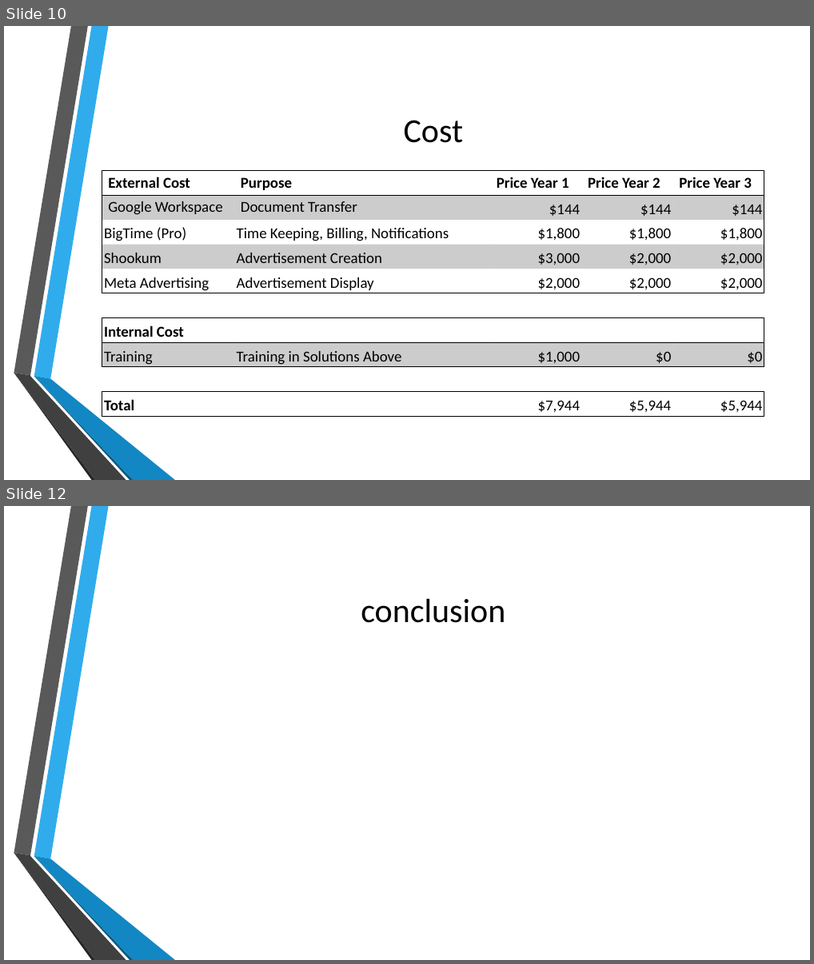
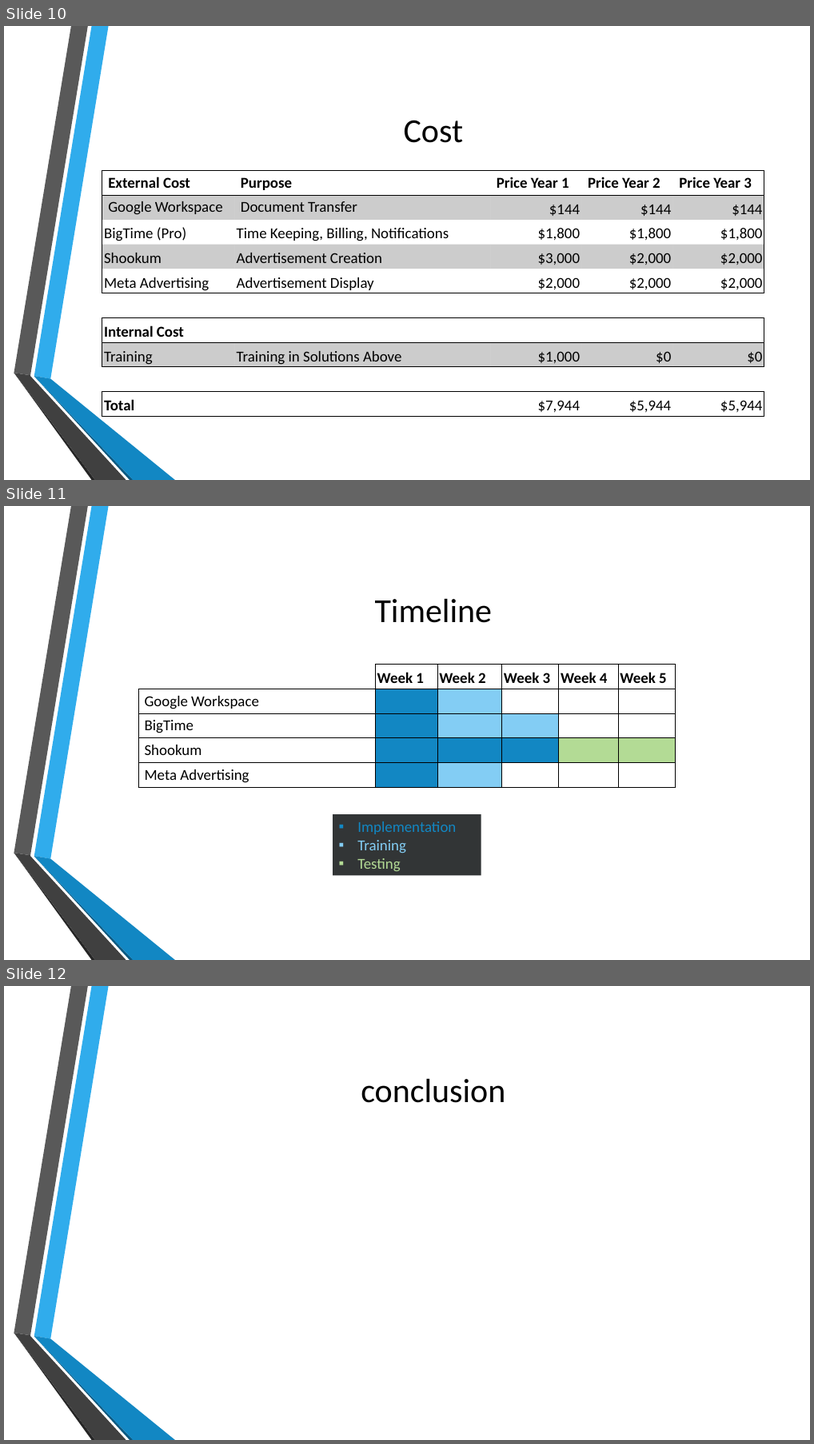
Before and after one commit to CalhounC357/4800_Tax_Boss, a slide deck: De La Riva, Bennett, Calhoun, Young; Tax_Boss.pptx. Shown one above the other, each under a label of ours: slides 10 and 12 before the commit, slides 10, 11 and 12 after it; the slides between them are not shown. The pictures are 814x964 and 814x1444 pixels, drawn with LibreOffice and Linux fonts; fonts in the diff are those of the drawing; background and template pictures are left out. Boxes give left, top, right and bottom in pixels: in the first picture for what was removed or moved away, otherwise in the second. Text is boxed around its words. In the diff, an @@ line names an element or a change of style, - is before the commit and + after.

Commit message:
Create Timeline Slide

```diff
--- a/De La Riva, Bennett, Calhoun, Young; Tax_Boss.pptx
+++ b/De La Riva, Bennett, Calhoun, Young; Tax_Boss.pptx
@@ slide 11 added at (4, 506, 810, 960), background picture (left out); not listed: 6 template elements that a slide beside it also shows @@
@@ title added at (375, 599, 493, 623), 40 pt, text #000000 @@
+Timeline
@@ table added at (138, 664, 676, 787), 5 rows, 6 columns @@
+ | Week 1 | Week 2 | Week 3 | Week 4 | Week 5
+Google Workspace |  |  |  |  | 
+BigTime |  |  |  |  | 
+Shookum |  |  |  |  | 
+Meta Advertising |  |  |  |  | 
@@ rectangle added at (333, 814, 482, 875), fill #323536, 18 pt, text #1287C3 @@
+▪ Implementation
+▪ Training
+▪ Testing
```
Also in this commit, not shown: 1 slide removed.
